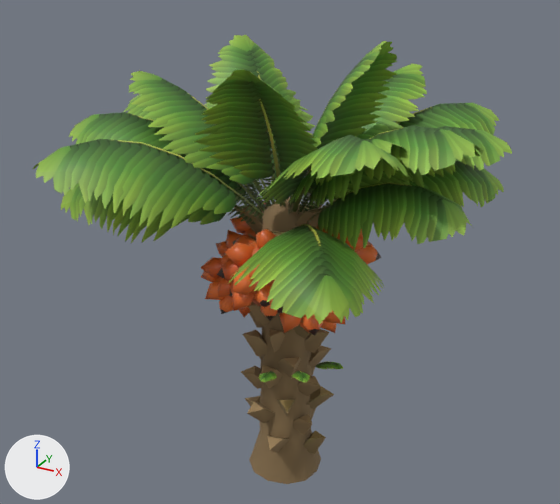
One commit to the glTF model game/assets/models/sawit_3.glb: the scene before it, then after it.
The view is the same before and after, from a 50 mm lens placed at (3.86, -7.17, 6.5), pointed at (-0.17, 0.15, 2.84). Lighting does not change. The marker at lower left points along +X, +Y and +Z. The first picture is the older version. Where no turn or scale is listed for an object, it has been applied to the vertices. Vertices at exactly the same position are counted once.

Objects in the first picture: 'Fruit_0', 'Fruit_1', 'Fruit_2', 'Fruit_4', 'Fruit_5', 'sawit_3_body'.
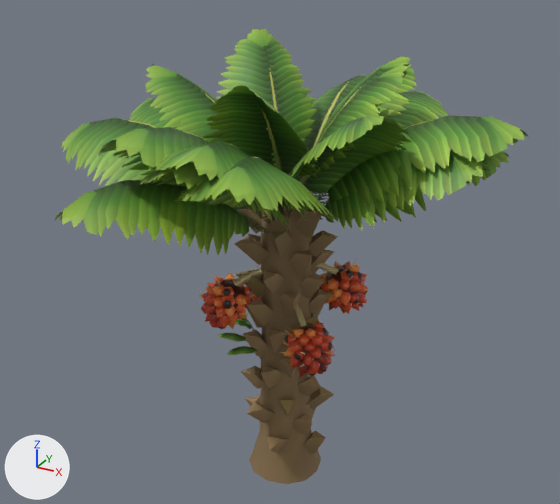
Changed parts and their boxes [x1, y1, x2, y2] in the pictures (560 x 504 px; the box of a moved part takes in the faces that stretch with it):
'sawit_3_body', reshaped
    before: [33, 35, 512, 484]
    after: [54, 29, 528, 484]
'Fruit_0', surface changed, reshaped
    before: [217, 229, 278, 321]
    after: [316, 259, 369, 314]
'Fruit_2', surface changed, reshaped
    before: [316, 224, 382, 265]
    after: [197, 268, 263, 329]
'Fruit_3', surface changed, reshaped (not visible before)
    after: [279, 304, 335, 378]
'Fruit_5', deleted (brown)
    before: [201, 230, 251, 317]
    faces in mat_m_fruit: [201, 230, 251, 317]
'Fruit_1', surface changed, reshaped (mostly hidden afterwards)
    before: [277, 306, 345, 336]
    after: [244, 264, 261, 301]
'Fruit_4', deleted
    before: [230, 203, 266, 237]
part 5 of me_sawit_3_trunk, moved or reshaped
    before: [206, 35, 303, 183]
    after: [216, 29, 317, 160]
part 6 of me_sawit_3_trunk, moved or reshaped
    before: [301, 63, 427, 202]
    after: [304, 56, 417, 184]
part 7 of me_sawit_3_trunk, moved or reshaped (mostly hidden)
    before: [204, 97, 315, 202]
    after: [308, 91, 449, 197]
part 8 of me_sawit_3_trunk, moved or reshaped
    before: [292, 371, 310, 383]
    after: [218, 332, 247, 342]
part 9 of me_sawit_3_trunk, moved or reshaped
    before: [314, 361, 344, 370]
    after: [227, 346, 259, 355]
part 10 of me_sawit_3_trunk, moved or reshaped
    before: [33, 41, 512, 324]
    after: [54, 64, 528, 256]
part 11 of me_sawit_3_trunk, moved or reshaped
    before: [258, 371, 277, 382]
    after: [236, 317, 253, 330]

The change, as a diff of the scene's bpy script:
```diff
--- a/game/assets/models/sawit_3.glb.py
+++ b/game/assets/models/sawit_3.glb.py
@@ mat_m_fruit @@
 n0 = _N.new('ShaderNodeBsdfPrincipled'); n0.name = 'Principled BSDF'
-n0.inputs[2].default_value = 0.42  # 'Roughness'
+n0.inputs[2].default_value = 0.38  # 'Roughness'
 n1 = _N.new('ShaderNodeOutputMaterial'); n1.name = 'Material Output'
@@ mat_m_fruit @@
 n2 = _N.new('ShaderNodeMix'); n2.name = 'Mix'
 n2.inputs[0].default_value = 1.0  # 'Factor'
-n2.inputs[7].default_value = (0.871, 0.195, 0.0343, 1.0)  # 'B', orange #f07a34
 n3 = _N.new('ShaderNodeVertexColor'); n3.name = 'Color Attribute'
+n4 = _N.new('ShaderNodeTexImage'); n4.name = 'Image Texture'
+n4.image = img_fruit
+n4.extension = 'EXTEND'
 _L.new(n0.outputs[0], n1.inputs[0])  # 'BSDF' to 'Surface'
 _L.new(n2.outputs[2], n0.inputs[0])  # 'Result' to 'Base Color'
-_L.new(n3.outputs[0], n2.inputs[6])  # 'Color' to 'A'
+_L.new(n3.outputs[0], n2.inputs[7])  # 'Color' to 'B'
+_L.new(n4.outputs[0], n2.inputs[6])  # 'Color' to 'A'
@@ me_fruit_0 @@
-me_fruit_0.from_pydata(...)  # 302 vertices, 460 faces; spans x -0.49..0.575, y -1.081..-0.015, z 2.385..3.46
+me_fruit_0.from_pydata(...)  # 474 vertices, 534 faces; spans x 0.128..0.841, y 0.109..0.874, z 2.049..2.797
+# me_fruit_0 part 1: 302 vertices removed from x -0.49..0.575, y -1.081..-0.015, z 2.385..3.46; 474 vertices added at x 0.128..0.841, y 0.109..0.874, z 2.049..2.797
 me_fruit_0.materials.append(mat_m_fruit)
-me_fruit_0.materials.append(mat_m_fruitdark)
@@ me_fruit_1 @@
-me_fruit_1.from_pydata(...)  # 297 vertices, 450 faces; spans x -0.028..0.965, y -0.812..0.225, z 2.101..3.237
+me_fruit_1.from_pydata(...)  # 444 vertices, 474 faces; spans x -0.825..-0.126, y 0.111..0.79, z 1.738..2.467
+# me_fruit_1 part 2: 297 vertices removed from x -0.028..0.965, y -0.812..0.225, z 2.101..3.237; 444 vertices added at x -0.825..-0.126, y 0.111..0.79, z 1.738..2.467
 me_fruit_1.materials.append(mat_m_fruit)
-me_fruit_1.materials.append(mat_m_fruitdark)
@@ me_fruit_2 @@
-me_fruit_2.from_pydata(...)  # 287 vertices, 430 faces; spans x -0.105..0.93, y -0.214..0.817, z 2.303..3.452
+me_fruit_2.from_pydata(...)  # 474 vertices, 534 faces; spans x -0.911..-0.13, y -0.805..-0.093, z 2.019..2.768
+# me_fruit_2 part 3: 287 vertices removed from x -0.105..0.93, y -0.214..0.817, z 2.303..3.452; 474 vertices added at x -0.911..-0.13, y -0.805..-0.093, z 2.019..2.768
 me_fruit_2.materials.append(mat_m_fruit)
-me_fruit_2.materials.append(mat_m_fruitdark)
@@ me_fruit_3 @@
-me_fruit_3.from_pydata(...)  # 277 vertices, 410 faces; spans x -0.526..0.49, y -0.017..1.099, z 2.132..3.29
+me_fruit_3.from_pydata(...)  # 474 vertices, 534 faces; spans x 0.132..0.875, y -0.814..-0.104, z 1.72..2.442
+# me_fruit_3 part 4: 277 vertices removed from x -0.526..0.49, y -0.017..1.099, z 2.132..3.29; 474 vertices added at x 0.132..0.875, y -0.814..-0.104, z 1.72..2.442
 me_fruit_3.materials.append(mat_m_fruit)
-me_fruit_3.materials.append(mat_m_fruitdark)
@@ me_sawit_3_trunk @@
-me_sawit_3_trunk.from_pydata(...)  # 1259 vertices, 1716 faces; spans x -2.51..2.35, y -2.11..2.13, z 0.0..5.42
+me_sawit_3_trunk.from_pydata(...)  # 1259 vertices, 1716 faces; spans x -2.87..2.56, y -2.49..2.68, z 0.0..5.29
+# me_sawit_3_trunk part 5: the loose piece of 40 vertices spanning x -1.28..-0.07, y -0.03..1.13, z 3.54..5.22 is multiplied about its middle by the matrix ((0.998, 0.147, 0.042), (-0.146, 0.999, -0.03), (-0.046, 0.023, 1.009)), then moved by (0.12, 0.07, 0.04)
+# me_sawit_3_trunk part 6: the loose piece of 40 vertices spanning x 0.0..1.22, y 0.08..1.46, z 3.49..4.97 is multiplied about its middle by the matrix ((0.983, -0.024, -0.046), (0.022, 0.982, -0.057), (0.048, 0.055, 0.981)), then moved by (-0.07, -0.04, 0.05)
+# me_sawit_3_trunk part 7: the loose piece of 40 vertices spanning x -1.84..-0.11, y 0.1..1.88, z 3.37..4.61 is multiplied about its middle by the matrix ((0.482, 0.92, 0.05), (-0.919, 0.476, 0.099), (0.065, -0.09, 1.034)), then moved by (1.45, 0.43, -0.11)
+# me_sawit_3_trunk part 8: the loose piece of 15 vertices spanning x 0.29..0.6, y -0.63..-0.31, z 1.58..1.74 is multiplied about its middle by the matrix ((-0.111, 0.921, -0.039), (-0.922, -0.113, -0.029), (-0.033, 0.035, 0.928)), then moved by (-0.95, 0.1, 0.2)
+# me_sawit_3_trunk part 9: the loose piece of 15 vertices spanning x 0.42..0.86, y -0.25..-0.03, z 1.58..1.76 is multiplied about its middle by the matrix ((-0.127, 1.052, -0.018), (-1.051, -0.128, -0.052), (-0.054, 0.012, 1.059)), then moved by (-0.86, -0.49, 0.21)
+# me_sawit_3_trunk part 10: 708 of 1259 vertices moved; they spanned x -2.51..2.35, y -2.11..2.13, z 3.2..5.42 and now span x -2.87..2.56, y -2.49..2.68, z 3.23..5.17; mean shift (-0.14, -0.11, 0.09); largest move (2.34, 0.47, 4.35) -> (0.71, -2.37, 4.44)
+# me_sawit_3_trunk part 11: 15 of 1259 vertices moved; they spanned x -0.02..0.21, y -0.8..-0.42, z 1.58..1.7 and now span x -0.87..-0.42, y -0.13..0.09, z 1.79..1.97; mean shift (-0.73, 0.59, 0.25); largest move (0.12, -0.8, 1.67) -> (-0.87, -0.03, 1.95)
 me_sawit_3_trunk.materials.append(mat_m_trunk)
@@ ob_fruit_4 @@
-ob_fruit_4 = bpy.data.objects.new('Fruit_4', me_fruit_4)
@@ ob_fruit_5 @@
-ob_fruit_5 = bpy.data.objects.new('Fruit_5', me_fruit_5)
```
